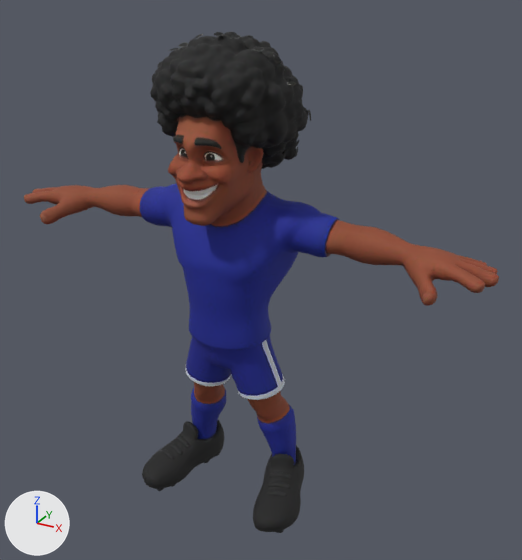
Renders of the glTF model assets/models/malabares.glb from each side of a commit.
Both versions are drawn from a camera (50 mm lens) standing at (0.678, -1.104, 1.058) and looking at (0.043, 0.049, 0.482). The lights are fixed; the arrows at lower left show +X, +Y and +Z. The picture after the commit comes second. Vertices at exactly the same position are counted once.

Before the edit, the objects in view are built like this:
```python
me_malabares = bpy.data.meshes.new('malabares')
me_malabares.from_pydata(...)  # 15735 vertices, 30127 faces; spans x -0.5..0.5, y -0.146..0.146, z 0.0..0.953
me_malabares.materials.append(mat_malabares)  # picture img_image_0
ob_char1 = bpy.data.objects.new('char1', me_malabares)
ob_char1.location = (0.0, 0.0, 0.0)
```
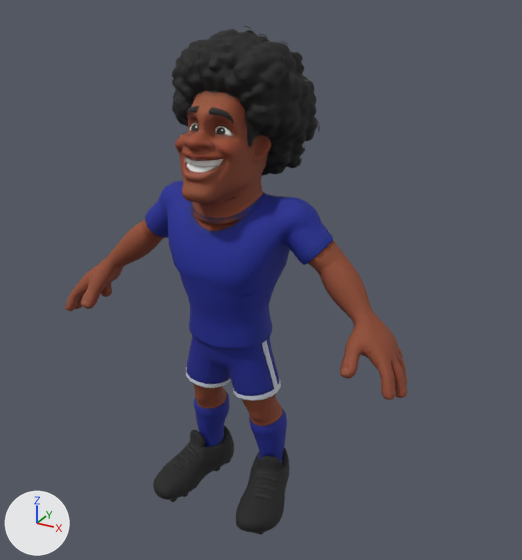
Where the change shows, as pixel boxes [x1, y1, x2, y2] in the pictures (522 x 560 px; the box of a moved part takes in the faces that stretch with it):
'char1', reshaped (28% narrower): before [24, 32, 499, 533]; after [65, 26, 408, 535]
part 1 of me_malabares, moved or reshaped: before [162, 449, 175, 460]; after [171, 460, 184, 469]
part 2 of me_malabares, moved or reshaped: before [168, 443, 183, 455]; after [177, 453, 191, 464]
part 3 of me_malabares, moved or reshaped: before [176, 436, 190, 448]; after [184, 446, 198, 457]
part 4 of me_malabares, moved or reshaped: before [184, 184, 219, 194]; after [186, 158, 224, 167]
part 5 of me_malabares, moved or reshaped: before [150, 32, 309, 169]; after [172, 29, 318, 176]
part 6 of me_malabares, moved or reshaped: before [179, 149, 188, 159]; after [189, 124, 199, 133]
part 7 of me_malabares, moved or reshaped: before [173, 136, 184, 144]; after [187, 107, 199, 118]
part 8 of me_malabares, moved or reshaped: before [266, 491, 287, 497]; after [252, 492, 272, 500]
part 9 of me_malabares, moved or reshaped: before [267, 481, 290, 489]; after [253, 483, 276, 492]
part 10 of me_malabares, moved or reshaped: before [269, 472, 292, 479]; after [255, 474, 278, 482]
part 11 of me_malabares, moved or reshaped: before [205, 153, 223, 163]; after [215, 127, 233, 137]
part 12 of me_malabares, moved or reshaped: before [24, 32, 499, 533]; after [65, 26, 408, 535]

Patch to the scene script:
```diff
--- a/assets/models/malabares.glb.py
+++ b/assets/models/malabares.glb.py
@@ me_malabares @@
 # used by ob_char1; location = (0.0, 0.0, 0.0)
-me_malabares.from_pydata(...)  # 15735 vertices, 30127 faces; spans x -0.5..0.5, y -0.146..0.146, z 0.0..0.953
+me_malabares.from_pydata(...)  # 15735 vertices, 30127 faces; spans x -0.382..0.381, y -0.131..0.187, z -0.015..0.957
+# me_malabares part 1: the loose piece of 81 vertices spanning x -0.155..-0.115, y -0.063..-0.041, z 0.058..0.068 is multiplied about its middle by the matrix ((0.988, -0.028, -0.138), (0.027, 0.998, -0.01), (0.139, 0.007, 0.988)), then moved by (0.029, -0.009, -0.011)
+# me_malabares part 2: the loose piece of 81 vertices spanning x -0.153..-0.107, y -0.044..-0.019, z 0.062..0.075 is multiplied about its middle by the matrix ((0.99, -0.004, -0.142), (0.002, 1.0, -0.017), (0.142, 0.016, 0.99)), then moved by (0.028, -0.009, -0.01)
+# me_malabares part 3: the loose piece of 81 vertices spanning x -0.147..-0.1, y -0.024..0.001, z 0.069..0.083 is multiplied about its middle by the matrix ((0.99, 0.002, -0.141), (-0.004, 1.0, -0.016), (0.141, 0.017, 0.99)), then moved by (0.027, -0.01, -0.009)
+# me_malabares part 4: the loose piece of 109 vertices spanning x -0.045..0.045, y -0.118..-0.04, z 0.695..0.733 is turned -20 degrees about the x axis through its middle, then moved by (0.0, 0.018, 0.034)
+# me_malabares part 5: the loose piece of 4806 vertices spanning x -0.139..0.139, y -0.122..0.146, z 0.703..0.949 is turned -20.4 degrees about the x axis through its middle, then moved by (0.0, 0.051, -0.005)
+# me_malabares part 6: the loose piece of 178 vertices spanning x -0.045..-0.006, y -0.098..-0.061, z 0.736..0.775 is turned -20.5 degrees about the x axis through its middle, then moved by (0.0, 0.033, 0.031)
+# me_malabares part 7: the loose piece of 98 vertices spanning x -0.047..-0.01, y -0.122..-0.092, z 0.774..0.792 is turned -20.5 degrees about the x axis through its middle, then moved by (0.0, 0.045, 0.039)
+# me_malabares part 8: the loose piece of 81 vertices spanning x 0.115..0.155, y -0.063..-0.041, z 0.058..0.068 is multiplied about its middle by the matrix ((0.988, 0.025, 0.139), (-0.024, 0.998, -0.011), (-0.139, 0.008, 0.988)), then moved by (-0.029, -0.009, -0.011)
+# me_malabares part 9: the loose piece of 81 vertices spanning x 0.107..0.153, y -0.044..-0.019, z 0.062..0.075 is multiplied about its middle by the matrix ((0.987, 0.009, 0.141), (-0.006, 0.997, -0.022), (-0.141, 0.021, 0.987)), then moved by (-0.028, -0.009, -0.01)
+# me_malabares part 10: the loose piece of 81 vertices spanning x 0.1..0.147, y -0.024..0.001, z 0.069..0.083 is multiplied about its middle by the matrix ((0.99, -0.002, 0.141), (0.004, 1.0, -0.017), (-0.141, 0.018, 0.99)), then moved by (-0.027, -0.01, -0.008)
+# me_malabares part 11: the loose piece of 178 vertices spanning x 0.006..0.045, y -0.098..-0.061, z 0.736..0.775 is turned -20.5 degrees about the x axis through its middle, then moved by (0.0, 0.033, 0.031)
+# me_malabares part 12: 9223 of 15735 vertices moved; they spanned x -0.5..0.5, y -0.146..0.135, z 0.0..0.953 and now span x -0.382..0.381, y -0.131..0.187, z -0.015..0.957; mean shift (0.0, -0.002, -0.04); largest move (-0.5, 0.002, 0.599) -> (-0.38, -0.04, 0.363)
+# other edits to the shape of me_malabares do not show in these pictures
 me_malabares.materials.append(mat_malabares)
```
